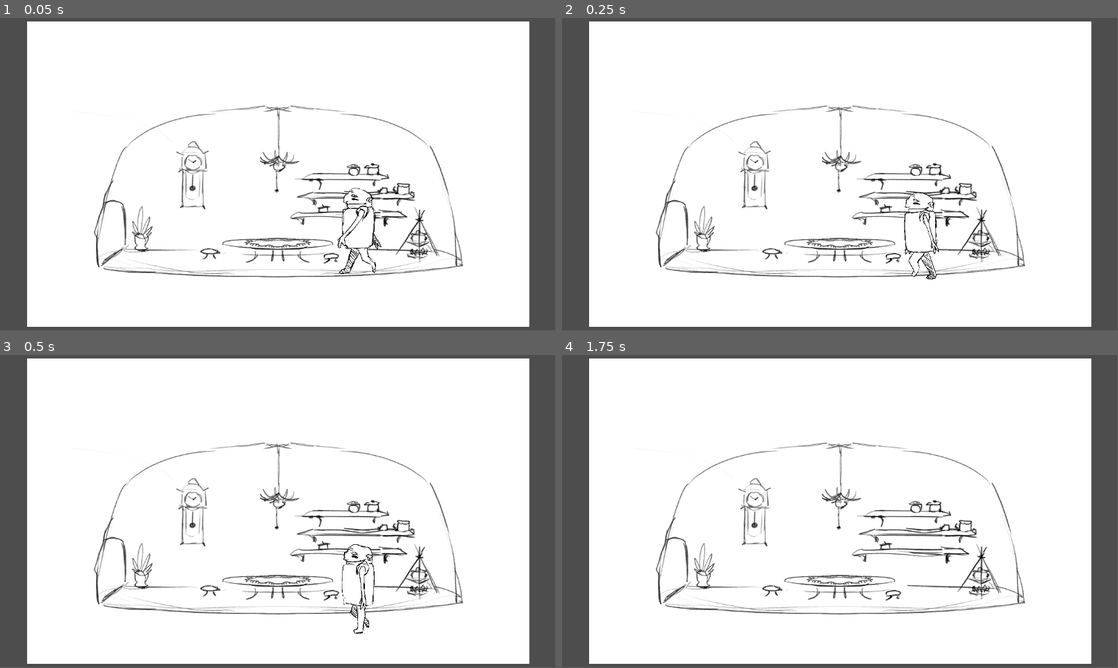
Above: before the commit, frames 1-4 (two rows, left to right).
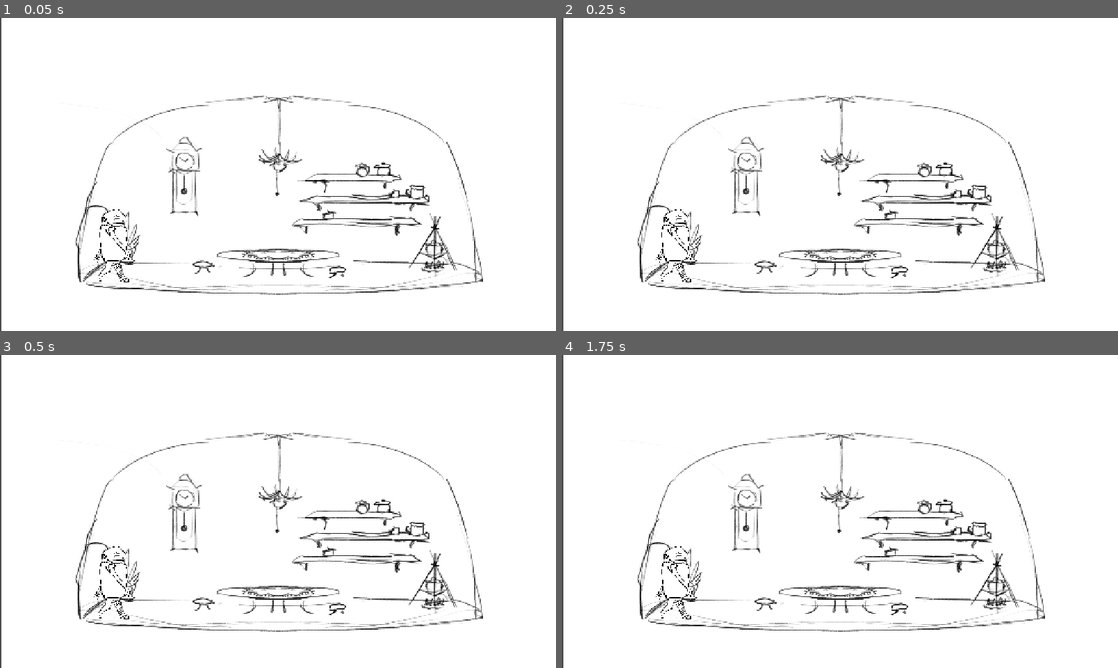
Above: after the commit, the same moments.

Repository: Rudolf-s-gang/projekt-1
Game: Godot game, scene res://scenes/game.tscn
Two runs of this game, one before a commit and one after it. Both use one fixed random seed, a clock stepped at 60 frames per second and the inputs below.
Inputs (mouse positions are in pixels of both pictures, inside the frame that each line leads up to):
- Up to frame 1 (0.05 s): no input
- Up to frame 2 (0.25 s): no input
- Up to frame 3 (0.5 s): no input
- Up to frame 4 (1.75 s): move the mouse to (962, 495) at 0.52 s; click (962, 495) at 0.67 s; move the mouse to (728, 527) at 1.27 s; click (728, 527) at 1.42 s
In our replay, the window is 799x449 before the commit and 800x450 after it. These sizes can differ from the game's own. Grey fills any space a smaller window leaves; there, only what the larger window draws over its background counts as a difference.

The runs differ from the first frame. In frame 1, 20% of the frame differs, in the area x 0-100%, y 0-100%; in frame 2, 19%; in frame 3, 19%; in frame 4, 19%.

Commit message:
feat: add click navigation and player collision setup

Diff:
--- a/project.godot
+++ b/project.godot
@@ -14,3 +14,9 @@
 run/main_scene="uid://cl2ga2sdnev7x"
 config/features=PackedStringArray("4.4", "Forward Plus")
 config/icon="res://icon.svg"
+
+[display]
+
+window/size/viewport_width=1280
+window/size/viewport_height=720
+window/stretch/mode="canvas_items"
--- a/scenes/game.tscn
+++ b/scenes/game.tscn
@@ -1,21 +1,32 @@
-[gd_scene load_steps=3 format=3 uid="uid://cl2ga2sdnev7x"]
+[gd_scene load_steps=4 format=3 uid="uid://cl2ga2sdnev7x"]
 
 [ext_resource type="PackedScene" uid="uid://dd1o35fke0rvh" path="res://scenes/player.tscn" id="1_uwrxv"]
 [ext_resource type="Texture2D" uid="uid://bqg4ts104n0xu" path="res://assets/sprites/mistnost.jpg" id="2_yqjtg"]
+
+[sub_resource type="NavigationPolygon" id="NavigationPolygon_yqjtg"]
+vertices = PackedVector2Array(-3183.99, 574.32, -4149.29, 518.656, -3958.65, 399.477, -3303.5, 383.703, -3228.98, 488.891, -1739.3, 504.961, -1480.51, 580.688, -1642.62, 399.547, -1195.95, 399.547, -812.133, 502.18, -543.898, 407.82, -516.008, 445.844, -530.453, 498.328)
+polygons = Array[PackedInt32Array]([PackedInt32Array(0, 1, 2, 3, 4), PackedInt32Array(0, 4, 5, 6), PackedInt32Array(6, 5, 7, 8, 9), PackedInt32Array(9, 10, 11, 12), PackedInt32Array(9, 12, 6)])
+outlines = Array[PackedVector2Array]([PackedVector2Array(-4181.24, 526.843, -3184.24, 584.317, -1480.12, 590.703, -522.655, 507.685, -505.086, 443.825, -540.223, 395.931, -812.53, 491.72, -1194.64, 389.545, -1647.02, 389.545, -1743.65, 494.913, -3223.77, 478.948, -3298.43, 373.58, -3961.63, 389.545)])
+parsed_geometry_type = 1
+parsed_collision_mask = 4294967041
 
 [node name="Game" type="Node2D"]
 
 [node name="Player" parent="." instance=ExtResource("1_uwrxv")]
 top_level = true
-position = Vector2(414, 276)
-scale = Vector2(0.32, 0.319999)
+position = Vector2(-374, 243)
+scale = Vector2(0.120001, 0.121464)
 
 [node name="pozadí" type="Sprite2D" parent="."]
 position = Vector2(0, -4.76837e-07)
-scale = Vector2(1.33496, 1.15142)
+scale = Vector2(0.654962, 0.59142)
 texture = ExtResource("2_yqjtg")
 
-[node name="Camera2D" type="Camera2D" parent="."]
-position = Vector2(-2, 0)
-scale = Vector2(8.04, 1)
-zoom = Vector2(0.4, 0.4)
+[node name="Camera2D" type="Camera2D" parent="pozadí"]
+position = Vector2(-1.33783, 3.87225e-07)
+scale = Vector2(5.37807, 0.812071)
+
+[node name="NavigationRegion2D" type="NavigationRegion2D" parent="."]
+position = Vector2(541, 85)
+scale = Vector2(0.227684, 0.313186)
+navigation_polygon = SubResource("NavigationPolygon_yqjtg")
--- a/scenes/player.tscn
+++ b/scenes/player.tscn
@@ -10,33 +10,110 @@
 [sub_resource type="GDScript" id="GDScript_3vyb7"]
 script/source = "extends CharacterBody2D
 
+@export var speed: float = 100
 
-const SPEED = 300.0
-const JUMP_VELOCITY = -400.0
+@onready var agent: NavigationAgent2D = $NavigationAgent2D
+# Uložíme si odkaz na uzel, který přehrává obrázky postavy.
+@onready var sprite: AnimatedSprite2D = $AnimatedSprite2D
+
+var has_target: bool = false
+
+
+func _ready() -> void:
+	motion_mode = CharacterBody2D.MOTION_MODE_FLOATING
+	agent.path_desired_distance = 4.0
+	agent.target_desired_distance = 4.0
+
+	# Použijeme tvoji existující animaci se šesti snímky.
+	sprite.animation = \"default\"
+
+	# Zastavíme i případné automatické přehrávání.
+	# stop() zároveň vrátí animaci na snímek 0.
+	sprite.stop()
+
+
+func _unhandled_input(event: InputEvent) -> void:
+	if event is InputEventMouseButton:
+		if event.button_index == MOUSE_BUTTON_LEFT and event.pressed:
+			set_destination(get_global_mouse_position())
+
+
+func set_destination(clicked_position: Vector2) -> void:
+	var navigation_map: RID = agent.get_navigation_map()
+
+	# Po spuštění počkáme, až bude navigační mapa připravená.
+	if NavigationServer2D.map_get_iteration_id(navigation_map) == 0:
+		return
+
+	var closest_point: Vector2 = NavigationServer2D.map_get_closest_point(
+		navigation_map,
+		clicked_position
+	)
+
+	# Kliknutí mimo navigační plochu ignorujeme.
+	# Tolerance 5 pixel řeší drobné nepřesnosti na hranici.
+	if clicked_position.distance_to(closest_point) > 5.0:
+		return
+
+	agent.target_position = closest_point
+	has_target = true
 
 
 func _physics_process(delta: float) -> void:
-	# Add the gravity.
-	if not is_on_floor():
-		velocity += get_gravity() * delta
+	# Bez cíle stojíme a zobrazujeme snímek 0.
+	if not has_target:
+		velocity = Vector2.ZERO
+		update_animation(Vector2.ZERO)
+		return
 
-	# Handle jump.
-	if Input.is_action_just_pressed(\"ui_accept\") and is_on_floor():
-		velocity.y = JUMP_VELOCITY
+	# Na konci cesty také zastavíme pohyb i animaci.
+	if agent.is_navigation_finished():
+		velocity = Vector2.ZERO
+		has_target = false
+		update_animation(Vector2.ZERO)
+		return
 
-	# Get the input direction and handle the movement/deceleration.
-	# As good practice, you should replace UI actions with custom gameplay actions.
-	var direction := Input.get_axis(\"ui_left\", \"ui_right\")
-	if direction:
-		velocity.x = direction * SPEED
-	else:
-		velocity.x = move_toward(velocity.x, 0, SPEED)
+	# Navigace nám dá následující bod vypočítané cesty.
+	var next_point: Vector2 = agent.get_next_path_position()
+
+	# Rozdíl pozic udává směr a vzdálenost k tomuto bodu.
+	var offset: Vector2 = next_point - global_position
+
+	# Nastavíme rychlost směrem k bodu.
+	# U blízkého bodu krok zkrátíme, abychom ho nepřejeli.
+	velocity = offset.normalized() * minf(
+		speed,
+		offset.length() / delta
+	)
+
+	# Nejdřív skutečně provedeme pohyb včetně kolizí.
+	move_and_slide()
+
+	# Potom podle výsledného pohybu nastavíme animaci a otočení.
+	update_animation(get_real_velocity())
+
+func update_animation(actual_velocity: Vector2) -> void:
+	# length() vrací velikost rychlosti bez ohledu na směr.
+	# Pohyb menší než 1 pixel za sekundu bereme jako stání,
+	# aby drobné nepřesnosti zbytečně nezapínaly animaci.
+	if actual_velocity.length() < 1.0:
+		sprite.stop()
+		return
+
+	# Postava se pohybuje, proto přehráváme chůzi.
+	# Opakované play() stejné animace ji nerestartuje.
+	sprite.play(\"default\")
+
+	# V Godotu roste X doprava:
+	# záporné X = pohyb doleva, kladné X = pohyb doprava.
+	# Při téměř svislé chůzi zachováme poslední otočení.
+	if absf(actual_velocity.x) > 1.0:
+		# Původní obrázek hledí doleva.
+		# Při pohybu doprava (kladné X) ho proto zrcadlíme.
+		sprite.flip_h = actual_velocity.x > 0.0
 
 	move_and_slide()
 "
-
-[sub_resource type="RectangleShape2D" id="RectangleShape2D_g2els"]
-size = Vector2(206, 519)
 
 [sub_resource type="AtlasTexture" id="AtlasTexture_3v2ag"]
 atlas = ExtResource("1_tuyoq")
@@ -85,17 +162,35 @@
 }],
 "loop": true,
 "name": &"default",
-"speed": 8.0
+"speed": 7.0
 }]
 
+[sub_resource type="CircleShape2D" id="CircleShape2D_fjrip"]
+radius = 20.0
+
+[sub_resource type="CircleShape2D" id="CircleShape2D_tuyoq"]
+radius = 121.52
+
 [node name="Player" type="CharacterBody2D"]
+motion_mode = 1
 script = SubResource("GDScript_3vyb7")
 
-[node name="CollisionShape2D" type="CollisionShape2D" parent="."]
+[node name="AnimatedSprite2D" type="AnimatedSprite2D" parent="."]
+position = Vector2(-41, -710)
+sprite_frames = SubResource("SpriteFrames_fulsm")
+frame_progress = 0.102376
+flip_h = true
+
+[node name="kolize-chůze" type="CollisionShape2D" parent="."]
 position = Vector2(0, 0.5)
-shape = SubResource("RectangleShape2D_g2els")
+shape = SubResource("CircleShape2D_fjrip")
 
-[node name="AnimatedSprite2D" type="AnimatedSprite2D" parent="."]
-sprite_frames = SubResource("SpriteFrames_fulsm")
-autoplay = "default"
-frame_progress = 0.220858
+[node name="NavigationAgent2D" type="NavigationAgent2D" parent="."]
+
+[node name="kolize s objekty" type="Area2D" parent="."]
+
+[node name="kolize s objekty" type="CollisionShape2D" parent="kolize s objekty"]
+position = Vector2(-30, -692)
+scale = Vector2(2, 2)
+shape = SubResource("CircleShape2D_tuyoq")
+one_way_collision_margin = 0.0
Not shown: 1 places in scenes/player.tscn that only renumber resources
